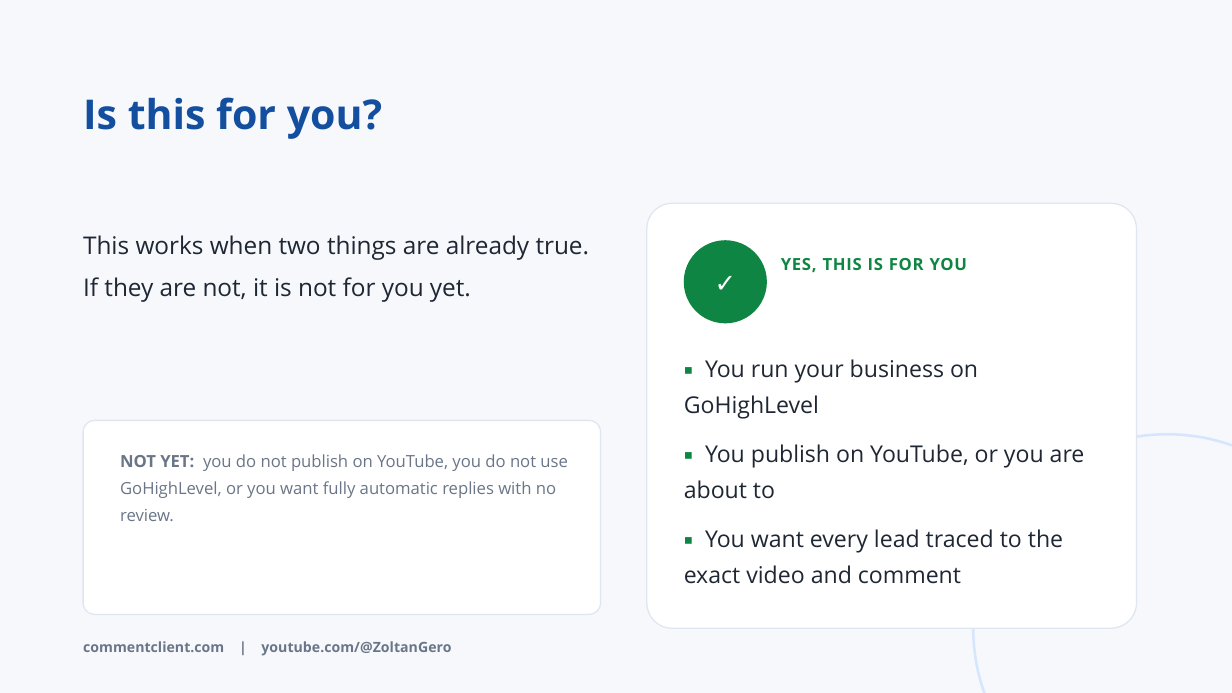
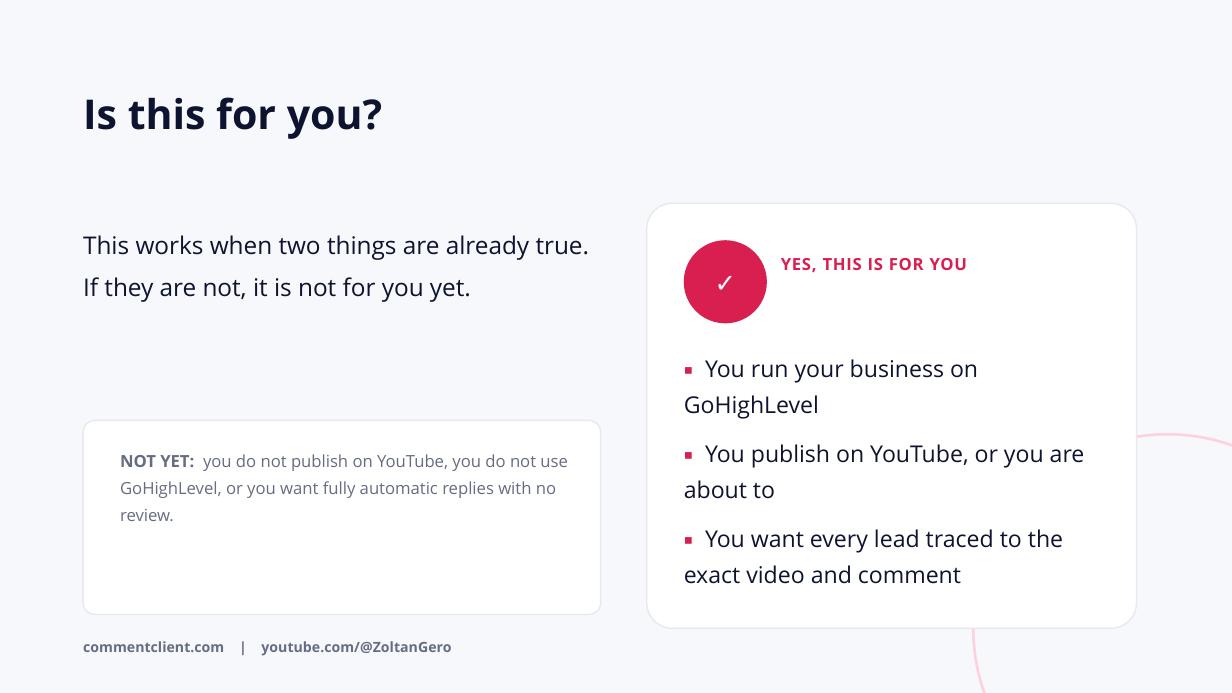
Before and after one commit to YogiZoli/design-system, a slide deck: slide 2 of tools/pptx-template/samples/C2C_Lead_Magnet_Promo.pptx. Drawn at 1232x693 pixels with LibreOffice and Linux fonts; fonts in the diff are those of the drawing. Boxes give left, top, right and bottom in pixels: in the first picture for what was removed or moved away, otherwise in the second. Text is boxed around its words. In the diff, an @@ line names an element or a change of style, - is before the commit and + after.

```diff
--- a/tools/pptx-template/samples/C2C_Lead_Magnet_Promo.pptx
+++ b/tools/pptx-template/samples/C2C_Lead_Magnet_Promo.pptx
@@ background #F6F8FC to #F7F8FB @@
@@ text "Is this for you?" at bbox=[83, 97, 382, 139]: text colour #144F9F to #0E1330 @@
@@ rounded rectangle at bbox=[647, 203, 1137, 628]: outline #E0E6F0 1 pt to #E6E8F0 1 pt @@
@@ text "This works when two things ..." at bbox=[83, 235, 590, 302]: text colour #1E2733 to #0E1330 @@
@@ ellipse "✓" at bbox=[684, 240, 767, 323]: fill #0E8542 to #D91E50 @@
@@ text "YES, THIS IS FOR YOU" at bbox=[781, 258, 967, 272]: text colour #0E8542 to #D91E50 @@
@@ text "▪ You run your business ..." at bbox=[684, 359, 1085, 584]: text colour #0E8542 to #D91E50 in "▪", "▪", "▪"; text colour #1E2733 to #0E1330 @@
@@ ellipse at bbox=[973, 434, 1232, 693]: outline #D6E6FD 2 pt to #FFD0DD 2 pt @@
@@ text "commentclient.com | youtube.com/@ZoltanGero" at bbox=[83, 641, 451, 656]: text colour #6A7688 to #666C84 @@
```
Also in this commit, not shown: 9 other slides changed, 10 other files.
